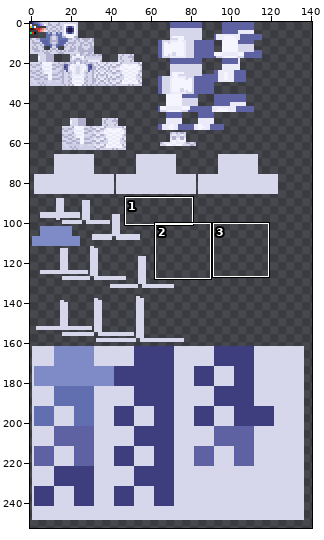
Sprite sheet -- models/tokens/Gul_Thorn/textures/gul_thorn_naked_texture.png. Above: a wide view before the commit, with the close-up outlined.
Close-up. Old version:
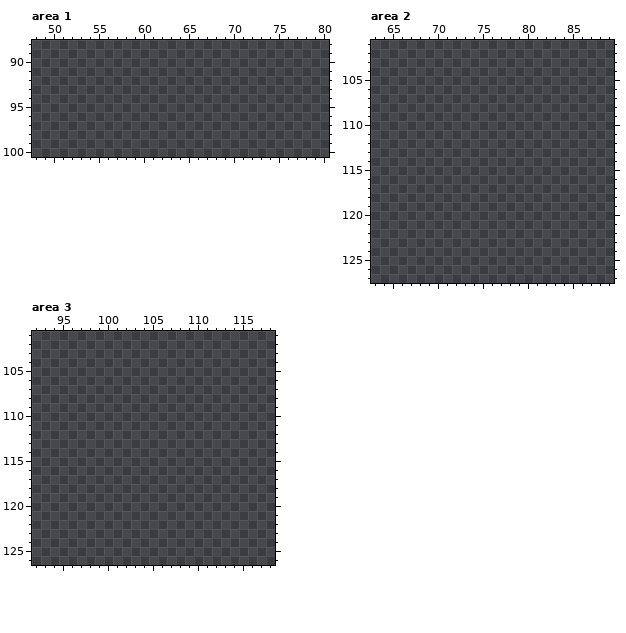
The file is 256x256 pixels. Shown: area 1: x 48..80, y 88..100; area 2: x 63..89, y 101..127; area 3: x 92..118, y 101..126. The wide view leaves out empty margins. The commit also changed other parts of the picture, which this record leaves out.
The same view after the edit:
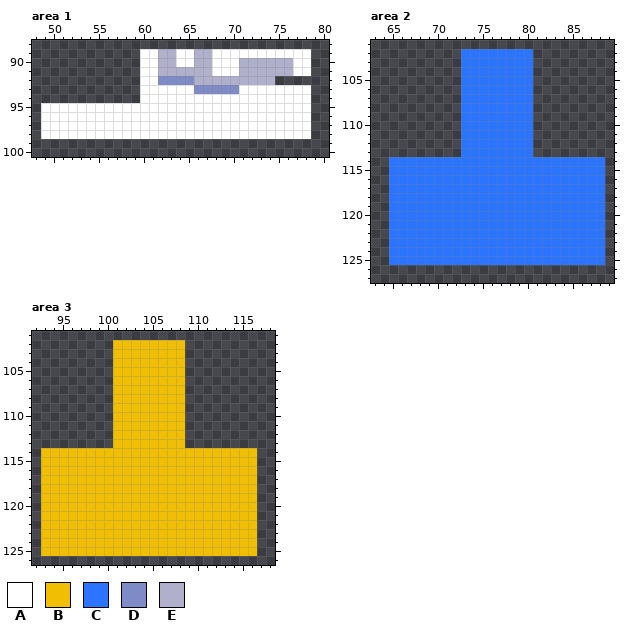
Palette (. is transparent): A #ffffff  B #f0bf04  C #2a74ff  D #7e8bc6  E #b0b0cd
Edits made:
Area 1:
y 89: x 60..78 ................... -> AAEEAAEEAAAAAAAAAAA
y 90: x 60..78 ................... -> AAEEAAEEAAAEEEEEEAA
y 91: x 60..78 ................... -> AAEEEEEEAAAEEEEEEAA
y 92: x 60..74 ............... -> AADDDDEEEEEEEEE
y 93: x 60..78 ................... -> AAAAAADDDDDAAAAAAAA
y 94: x 60..78 ................... -> AAAAAAAAAAAAAAAAAAA
y 95..98: x 49..78 .............................. -> AAAAAAAAAAAAAAAAAAAAAAAAAAAAAA
Area 2:
y 102..113: x 73..80 ........ -> CCCCCCCC
y 114..125: x 65..88 ........................ -> CCCCCCCCCCCCCCCCCCCCCCCC
Area 3:
y 102..113: x 101..108 ........ -> BBBBBBBB
y 114..125: x 93..116 ........................ -> BBBBBBBBBBBBBBBBBBBBBBBB
Boxes around the changes in both close-ups, in picture pixels (x1, y1, x2, y2):
added: (41, 49, 311, 139)
added: (389, 49, 605, 265)
added: (41, 340, 257, 556)
